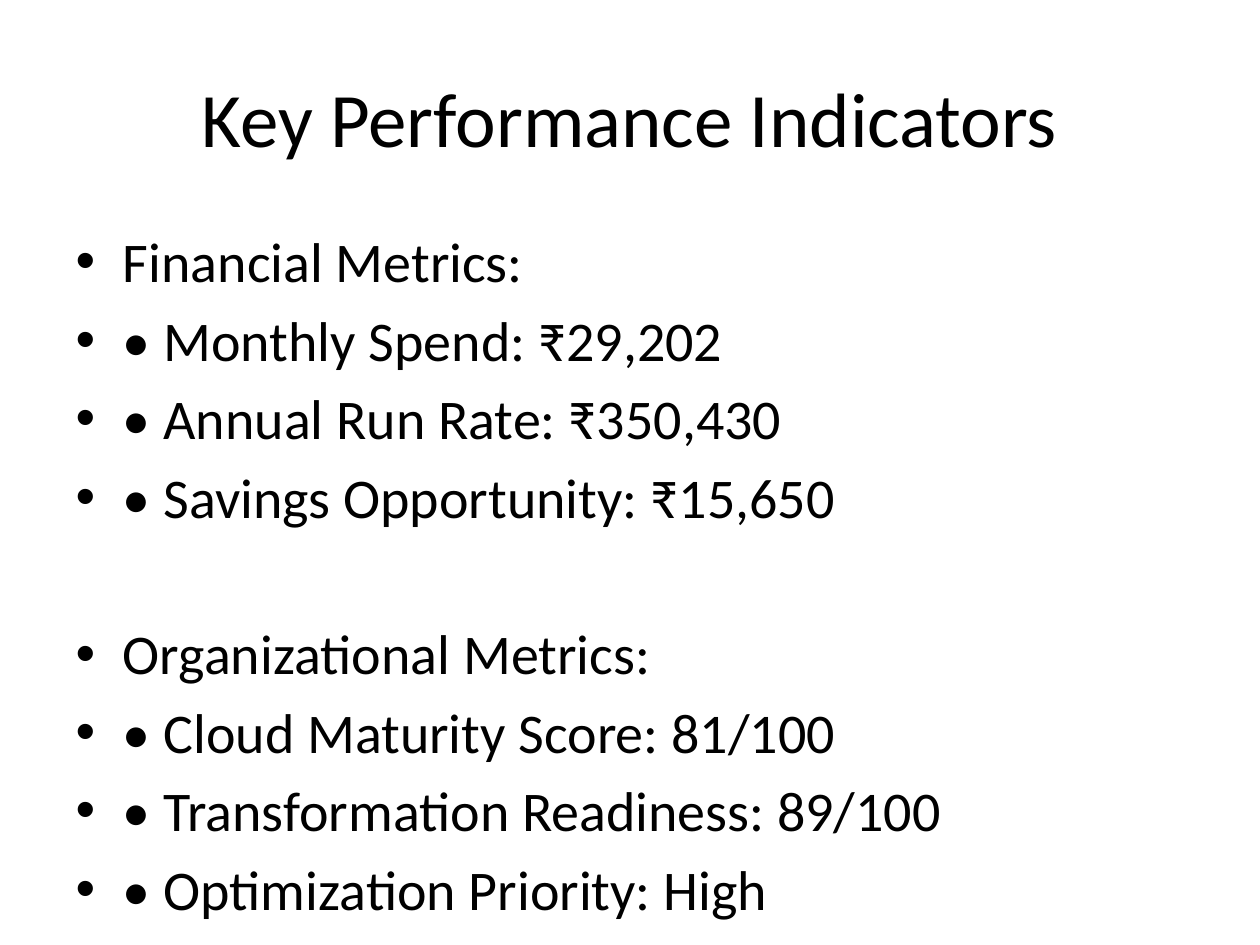
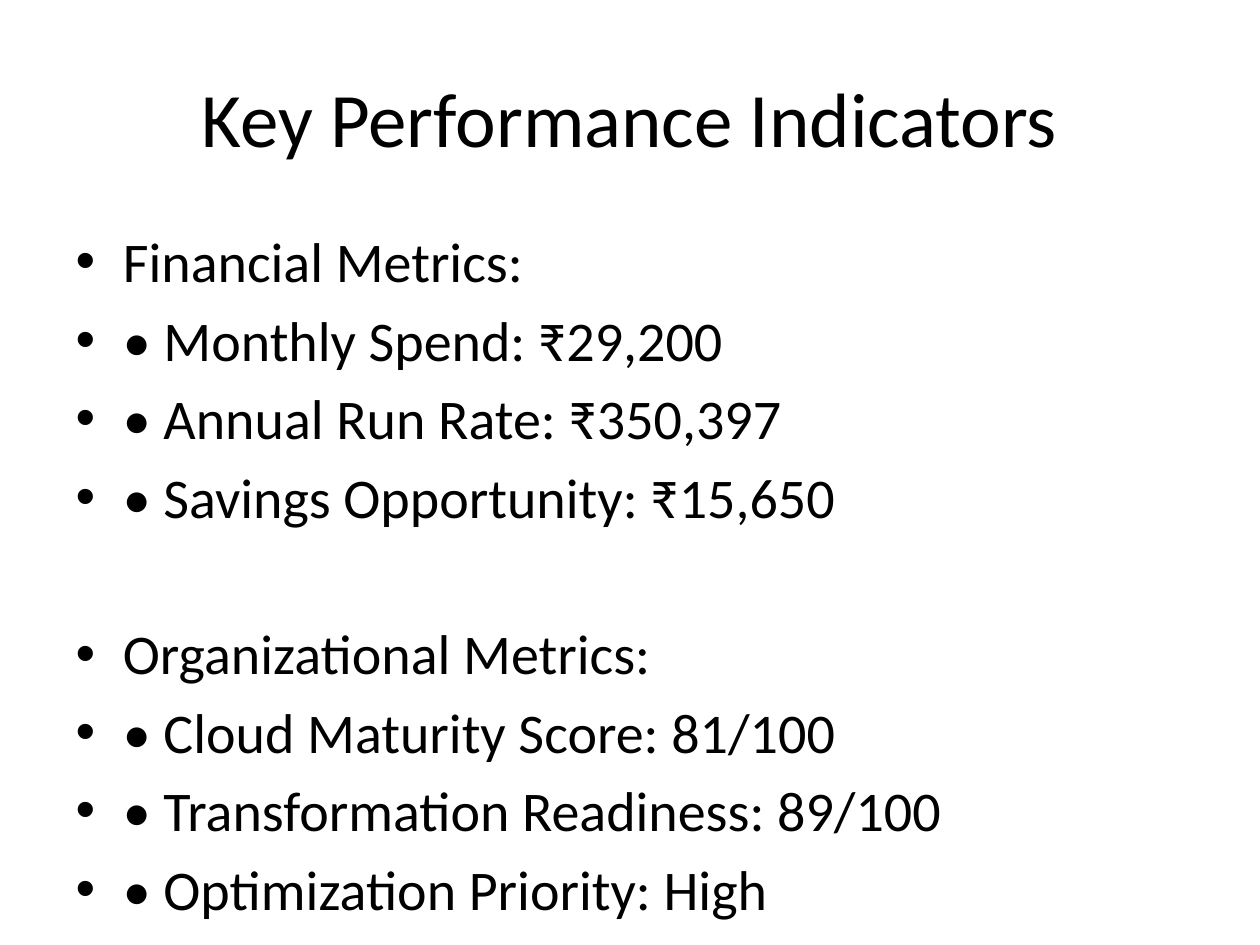
Before and after one commit to Sri2m-dev/AI-Cloud-Advisor, a slide deck: slide 4 of Admin_Portfolio_executive_presentation.pptx. Drawn at 1260x945 pixels with LibreOffice and Linux fonts; fonts in the diff are those of the drawing. Boxes give left, top, right and bottom in pixels: in the first picture for what was removed or moved away, otherwise in the second. Text is boxed around its words. In the diff, an @@ line names an element or a change of style, - is before the commit and + after.

```diff
--- a/Admin_Portfolio_executive_presentation.pptx
+++ b/Admin_Portfolio_executive_presentation.pptx
@@ text at box(163, 322, 782, 446): text changed @@
-• • Monthly Spend: ₹29,202
-• • Annual Run Rate: ₹350,430
+• • Monthly Spend: ₹29,200
+• • Annual Run Rate: ₹350,397
```
Also in this commit, not shown: 1 other slide changed, 1 slide added, 1 slide removed, 36 other files.
